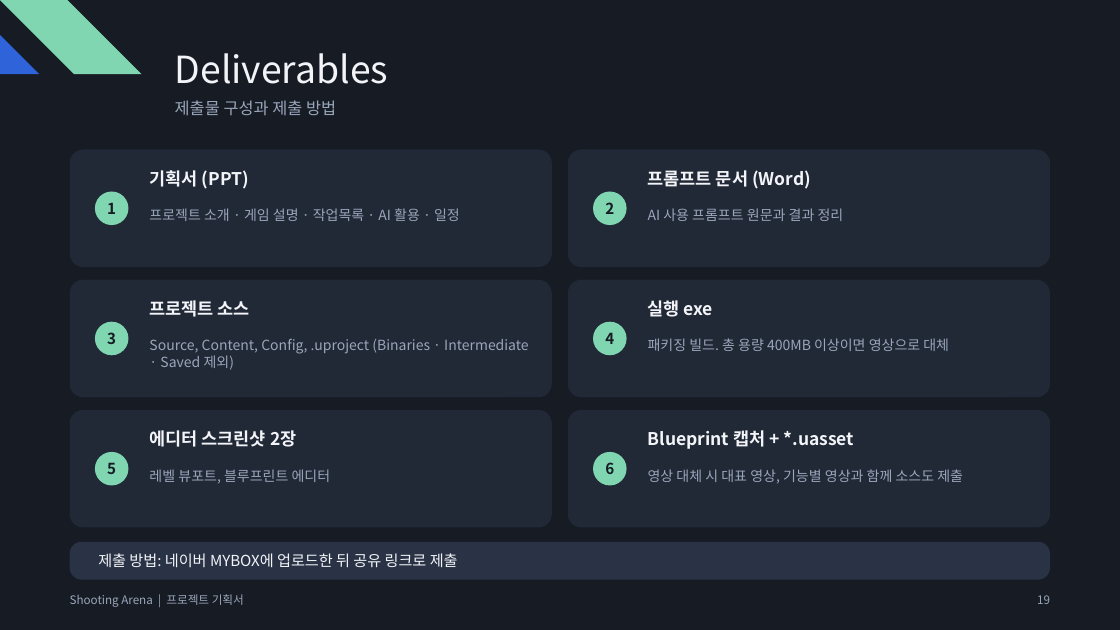
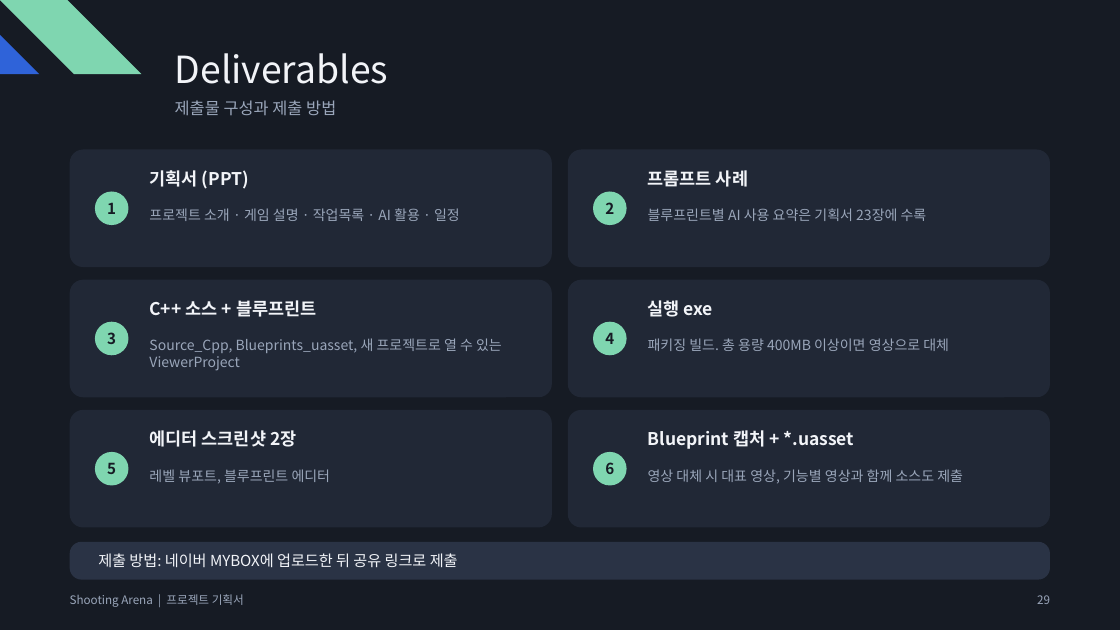
Before and after one commit to Qusbell/BattleArena, a slide deck: slide 29 of Submission/ShootingArena_Project_Plan.pptx (slide 19 before the commit). Drawn at 1120x630 pixels with LibreOffice and Linux fonts; fonts in the diff are those of the drawing. Boxes give left, top, right and bottom in pixels: in the first picture for what was removed or moved away, otherwise in the second. Text is boxed around its words. In the diff, an @@ line names an element or a change of style, - is before the commit and + after.

```diff
--- a/Submission/ShootingArena_Project_Plan.pptx
+++ b/Submission/ShootingArena_Project_Plan.pptx
@@ text at (648,170,748,187): text changed @@
-프롬프트 문서 (Word)
+프롬프트 사례
@@ text at (648,208,927,221): text changed @@
-AI 사용 프롬프트 원문과 결과 정리
+블루프린트별 AI 사용 요약은 기획서 23장에 수록
@@ text at (149,300,316,317): text changed @@
-프로젝트 소스
+C++ 소스 + 블루프린트
@@ text at (149,338,502,371): text changed @@
-Source, Content, Config, .uproject (Binaries · Intermediate · Saved 제외)
+Source_Cpp, Blueprints_uasset, 새 프로젝트로 열 수 있는 ViewerProject
@@ text at (1037,595,1050,604): text changed @@
-19
+29
```
Also in this commit, not shown: 14 other slides changed, 13 slides added, 3 slides removed.
